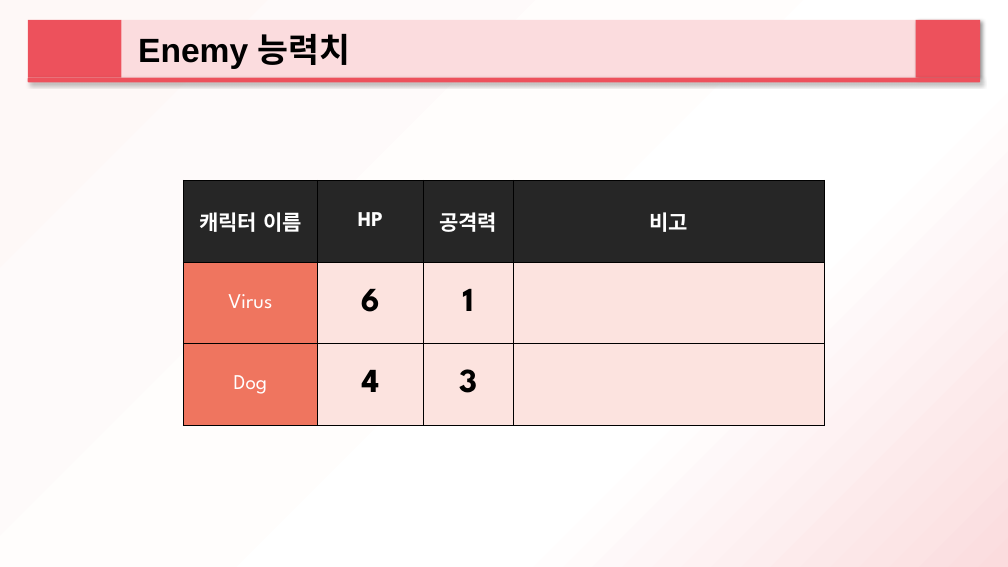
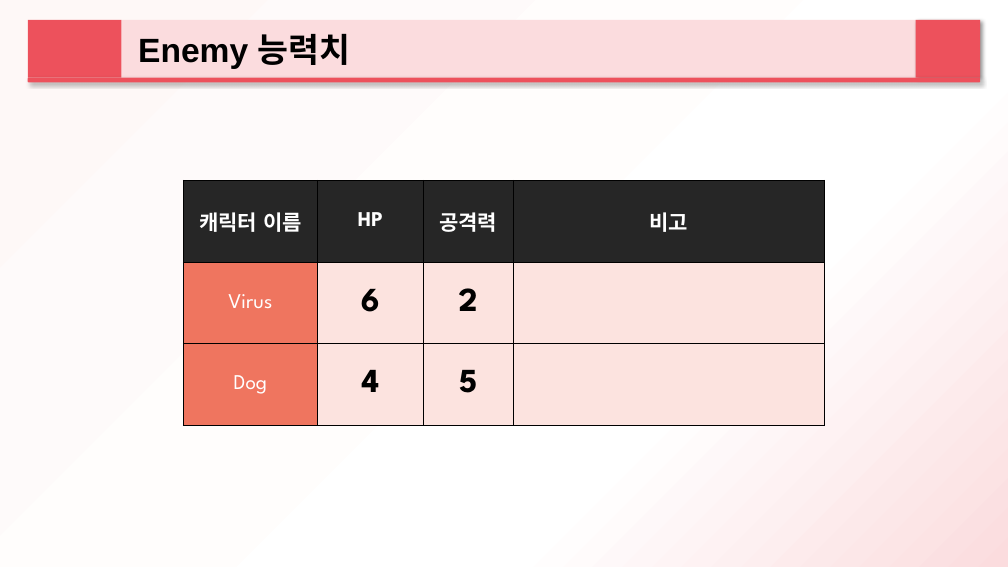
Before and after one commit to 2015184012Bang/KPU_TeamProject, a slide deck: slide 24 of ProjectPlan/팀원들 공유용/하트비트 추가 기획서_설정.pptx (slide 16 before the commit). Drawn at 1008x567 pixels with LibreOffice and Linux fonts; fonts in the diff are those of the drawing. Boxes give left, top, right and bottom in pixels: in the first picture for what was removed or moved away, otherwise in the second. Text is boxed around its words. In the diff, an @@ line names an element or a change of style, - is before the commit and + after.

```diff
--- a/ProjectPlan/팀원들 공유용/하트비트 추가 기획서_설정.pptx
+++ b/ProjectPlan/팀원들 공유용/하트비트 추가 기획서_설정.pptx
@@ table at [183, 180, 825, 426] @@
-row 2, column 3: 1
+row 2, column 3: 2
-row 3, column 3: 3
+row 3, column 3: 5
```
Also in this commit, not shown: 3 other slides changed, 8 slides added.
